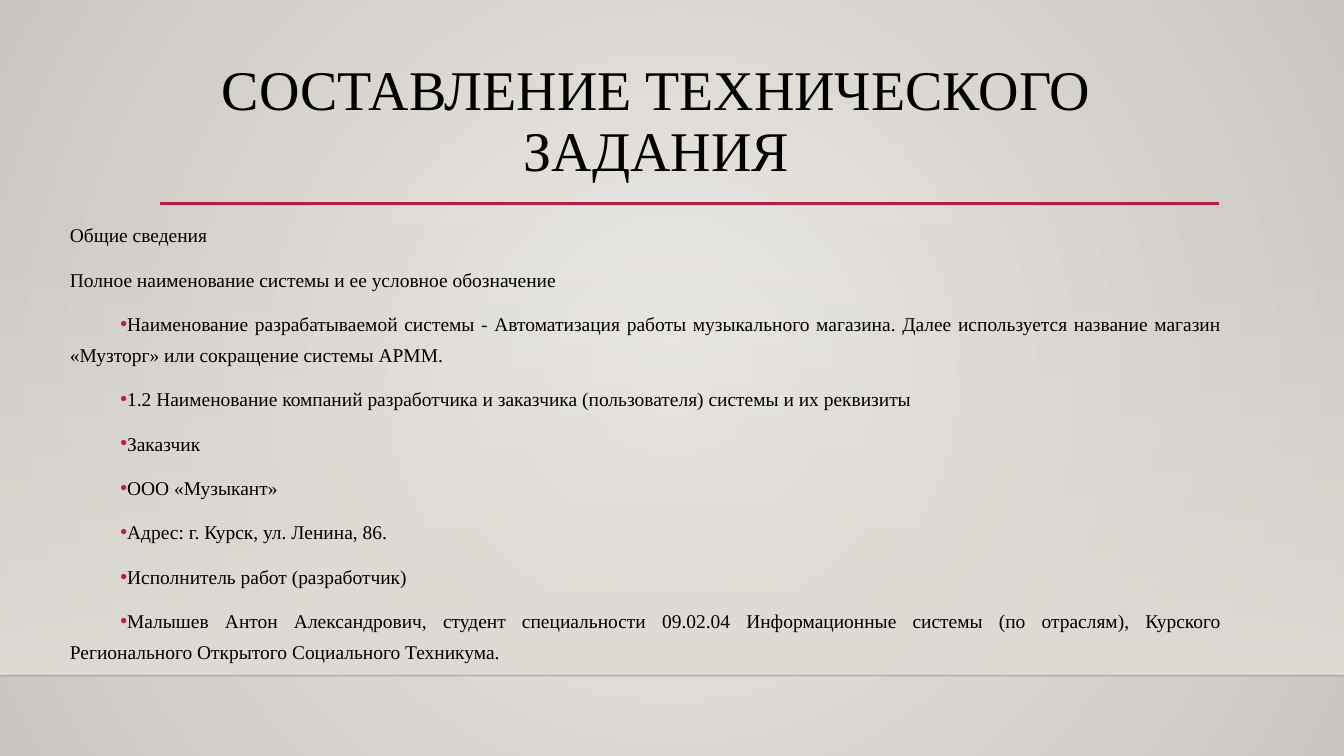
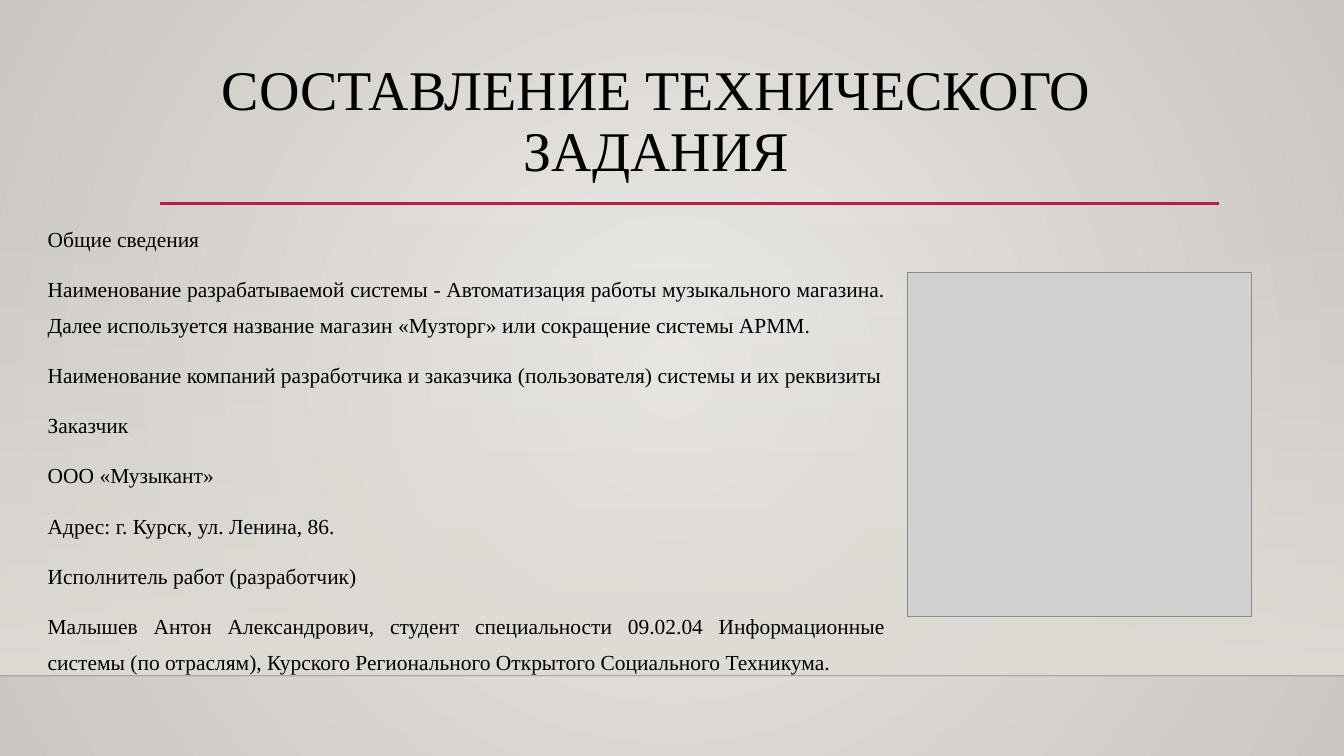
Before and after one commit to TohaLike/CourseWork, a slide deck: slide 8 of Проект курсовой/КУРСОВАЯ РАБОТА по МДК 01.pptx. Drawn at 1344x756 pixels with LibreOffice and Linux fonts; fonts in the diff are those of the drawing; grey boxes stand for pictures; background and template pictures are left out. Boxes give left, top, right and bottom in pixels: in the first picture for what was removed or moved away, otherwise in the second. Text is boxed around its words. In the diff, an @@ line names an element or a change of style, - is before the commit and + after.

```diff
--- a/Проект курсовой/КУРСОВАЯ РАБОТА по МДК 01.pptx
+++ b/Проект курсовой/КУРСОВАЯ РАБОТА по МДК 01.pptx
@@ text "Общие сведения": place and size @@
-text "Общие сведения" at [70, 228, 1220, 663]
+text "Общие сведения" at [48, 231, 885, 675]
@@ text at [48, 231, 885, 675]: size 13.9 to 15.3 pt in "Общие сведения", "Наименование разрабатываемой системы - Автоматизация работы  ...", "Заказчик", "ООО «Музыкант»" and 3 more places; line spacing 1.3 to 1.4; bullet • to none @@
@@ text at [70, 273, 556, 291]: paragraph removed @@
-Полное наименование системы и ее условное обозначение
@@ picture added at [907, 273, 1251, 617] @@
@@ text at [48, 368, 881, 388]: text changed; size 13.9 to 15.3 pt @@
-• 1.2 Наименование компаний разработчика и заказчика (пользователя) системы и их реквизиты
+Наименование компаний разработчика и заказчика (пользователя) системы и их реквизиты
```
Also in this commit, not shown: 1 other slide changed, 4 slides added, 4 other files.
